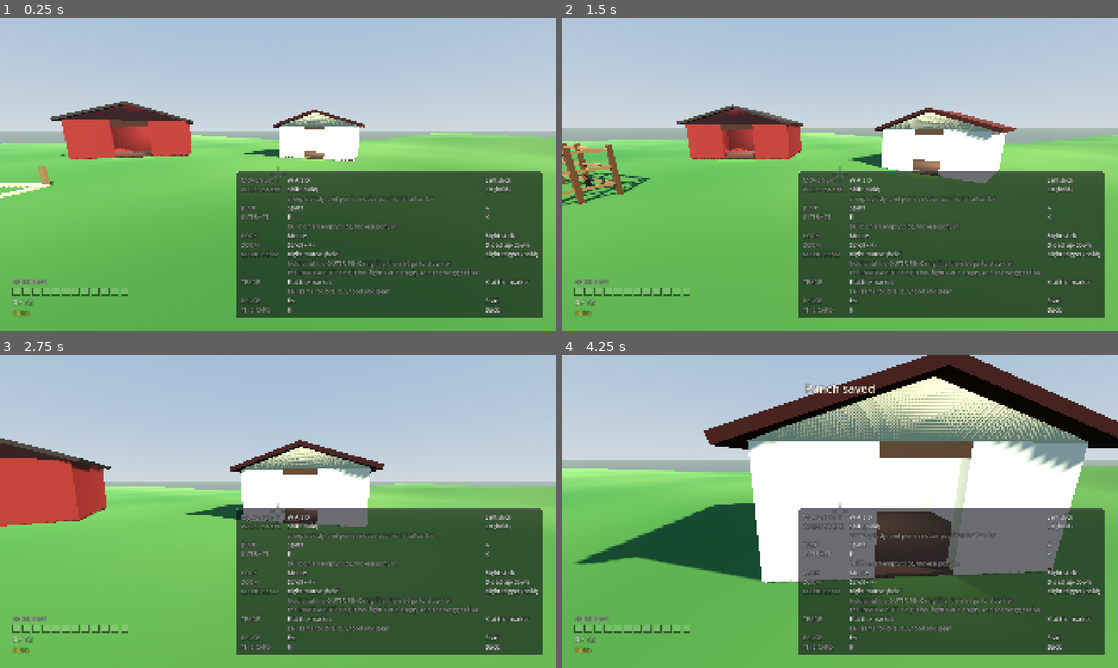
Above: before the commit, frames 1-4 (two rows, left to right).
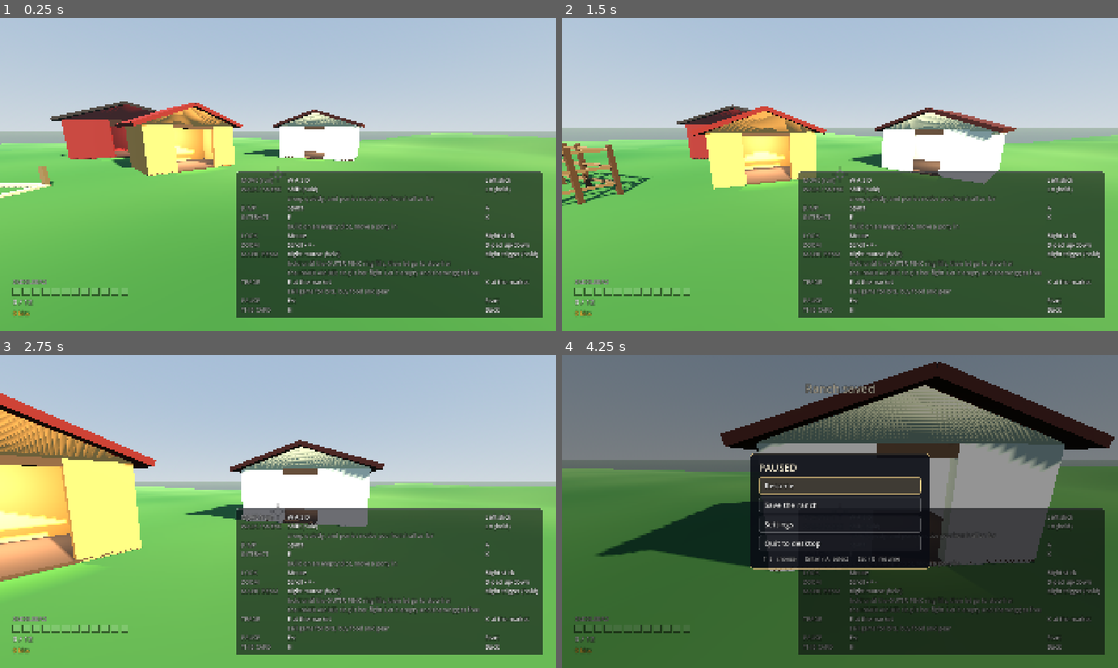
Above: after the commit, the same moments.

Repository: 9je/filly-rancher
Game: Godot game, scene res://world/ranch.tscn
Two runs of this game, one before a commit and one after it. Both use one fixed random seed, a clock stepped at 60 frames per second and the inputs below.
Inputs (mouse positions are in pixels of both pictures, inside the frame that each line leads up to):
- Up to frame 1 (0.25 s): no input
- Up to frame 2 (1.5 s): tap Enter (ui_accept) at 0.5 s; move the mouse to (867, 174) at 0.52 s; hold W (move_forward) from 0.53 s (still down); right-click (867, 174) at 0.6 s; tap Space (jump) at 0.77 s; tap E (interact) at 0.8, 1.35 s; move the mouse to (812, 174) at 1.27 s
- Up to frame 3 (2.75 s): keep holding W (move_forward); tap Space (jump) at 1.52 s; tap Shift (sneak) at 1.55, 2.1 s; move the mouse to (289, 505) at 2.02 s; right-click (289, 505) at 2.3 s
- Up to frame 4 (4.25 s): keep holding W (move_forward); move the mouse to (834, 517) at 2.77 s; right-click (834, 517) at 2.85 s; tap Space (jump) at 3.02, 3.77 s; tap E (interact) at 3.05, 3.6 s; move the mouse to (878, 514) at 3.52 s; tap Shift (sneak) at 3.8 s; tap Escape (pause) at 4.15 s

The runs differ from the first frame. In frame 1, 3.8% of the frame differs, in the area x 20-44%, y 27-51%; in frame 2, 4.3%; in frame 3, 12%; in frame 4, 98%, in the area x 0-100%, y 0-100%.

Commit message:
feat: the Market stands on the ranch; E trades, Escape pauses, gems are collected before a save
The Market is a third hand-built Building at (-2, 0, -1), yawed 45 degrees. Not the
(2, 0, 12) the brief proposed: that spot is 2 m from PlayerSpawn and inside
HomePasture's 6.5 m spawn radius, so a pony could be spawned inside the walls. The
new spot is 5.7 m from the market stall prop at (2, 3), ~11 m from the barn and the
farmhouse, 12 m from spawn, and outside every zone disc. props=33 becomes props=34.

The wiring: E within MARKET_RADIUS opens the shop (sweeping every pen tray into the
pouch first), the pause menu opens only when nothing else is up, purchases apply
their unlocks to the beam immediately, and _sync_game_state() sweeps the trays so
gems left in a pen survive quitting.

rebind_economy() is public and hangs off GameState.state_loaded: from_dict() and
reset() REPLACE the GemPouch and the Inventory, so a Shop built once at boot would
trade out of objects the game no longer credits. Pens need no equivalent, since
their inventory_provider reads GameState.inventory on every call.

Three reads of beam.REACH in the screenshot probes become beam.reach(), so a capture
taken after unlocks are applied measures the reach the player actually has.

Also, a HOSTED mode: when the ranch is instanced under another scene rather than run
as the main scene, it neither arms the GateWatchdog nor quits the process, and emits
gate_report_finished(all_ok) instead. Without it a driver scene that instances
world/ranch.tscn would have the process shut down underneath it before its first
frame. Run directly, nothing changes: RANCH hosted=false, RANCH_OK, exit 0.

Co-Authored-By: Claude Fable 5 <noreply@anthropic.com>

Diff:
--- a/game/world/ranch.gd
+++ b/game/world/ranch.gd
@@ -106,6 +106,11 @@
 ## game/systems/audio_safety.gd's Master-bus mute is a backstop, not a reason to skip
 ## the flag.
 
+## Emitted instead of quitting when this ranch is HOSTED: instanced under another
+## scene (scenes/test/market_test.tscn does exactly that) rather than run as the main
+## scene. See _hosted below for why the quit cannot simply stay unconditional.
+signal gate_report_finished(all_ok: bool)
+
 const LayersScript := preload("res://world/collision_layers.gd")
 const PropsScript := preload("res://world/props.gd")
 const GateWatchdogScript := preload("res://scripts/gate_watchdog.gd")
@@ -116,6 +121,8 @@
 const PlotRegistryScript := preload("res://systems/plot_registry.gd")
 const PenScript := preload("res://world/pen.gd")
 const EconomyScript := preload("res://systems/economy.gd")
+const ShopScript := preload("res://systems/shop.gd")
+const SettingsScript := preload("res://systems/settings.gd")
 const ZoneMarkerScript := preload("res://world/zone_marker.gd")
 const PonyScript := preload("res://actors/pony/pony.gd")
 const PonyDataScript := preload("res://systems/pony_data.gd")
@@ -187,6 +194,11 @@
 const HOUSE_SAVE_RADIUS := 6.0
 const HOUSE_SAVE_REARM := 9.0
 
+## How close to the Market's origin counts as "at the market", in metres. A little wider
+## than the building's own half-diagonal (5.5 x 4.5 m, so 3.55 m corner to centre), so
+## "go to the market" is satisfied by walking up to the door rather than into the wall.
+const MARKET_RADIUS := 4.5
+
 ## Plot slots the map must carry -- the plan asks for four to six, and the reserved
 ## clearing (PropsScript.PEN_PLOTS_*) is an 18 m square, which fits four 7.8 m pens on a
 ## 9 m grid with room to walk between them. A range rather than an exact number so a later
@@ -267,6 +279,8 @@
 @onready var capture_camera: Camera3D = $CaptureCamera
 @onready var plots_root: Node3D = $Plots
 @onready var build_menu: CanvasLayer = $BuildMenu
+@onready var market_menu: CanvasLayer = $MarketMenu
+@onready var pause_menu: CanvasLayer = $PauseMenu
 
 var _screenshot_dir := ""
 var _rig: Node3D
@@ -324,11 +338,43 @@
 ## Results of the boot-time pen-containment probe -- see _probe_pen_containment().
 var _pen_probe: Dictionary = {}
 
+## The counter the Market menu transacts against. Rebuilt by rebind_economy() rather than
+## built once, because GameState REPLACES its `gems` and `inventory` objects on every load
+## and reset (game_state.gd's from_dict/reset), and a Shop still holding the pouch from
+## boot would be selling gems nobody owns any more.
+var _shop: Shop = null
+
+## Player preferences, owned here because this is where the things they control live: the
+## camera rig and the audio bus.
+var _settings: Settings = null
+
+## Whether the market prompt has been shown for this approach. Same hysteresis as the plot
+## prompt: once on entering the radius, not once per frame.
+var _market_prompted := false
+
+## Is this ranch the scene the process was launched with, or is it INSTANCED UNDER another
+## scene that owns the process?
+##
+## _report() below ends a headless run with get_tree().quit(), and _ready() arms a
+## GateWatchdog on the same assumption, both correct when world/ranch.tscn IS the run.
+## A test scene that instances the ranch to drive it (scenes/test/market_test.tscn) would
+## have the process shut down underneath it before its own driver got a frame, and would
+## be racing a second watchdog it did not arm. Hosted, the verdict is EMITTED
+## (gate_report_finished) and the host decides what to do with it.
+var _hosted := false
+
 
 func _ready() -> void:
+	# Asked before anything else, because the very next line depends on the answer: a
+	# hosted ranch neither arms the watchdog nor quits the process. See _hosted.
+	_hosted = get_tree().current_scene != self
+
 	# Armed FIRST, before anything below has a chance to raise mid-function -- see
-	# GateWatchdogScript's doc comment for the exact hang this guards against.
-	GateWatchdogScript.arm(self, "RANCH", WATCHDOG_TIMEOUT_SEC)
+	# GateWatchdogScript's doc comment for the exact hang this guards against. Not armed
+	# when hosted: the host owns the process, and its own watchdog is the one that should
+	# be allowed to kill it.
+	if not _hosted:
+		GateWatchdogScript.arm(self, "RANCH", WATCHDOG_TIMEOUT_SEC)
 
 	for arg in OS.get_cmdline_user_args():
 		if arg.begins_with("--screenshot-dir="):
@@ -417,6 +463,13 @@
 
 	# Only a person playing may write. See _interactive's comment.
 	_game_state.autosave_enabled = _interactive
+
+	# CONNECTED AFTER load_from_slot() above, on purpose: that call emits state_loaded
+	# itself, and rebuilding the economy from inside boot would only be undone by
+	# _bind_build_menu() a moment later. This is for the loads that come AFTER boot, each
+	# of which hands GameState a brand new GemPouch and a brand new Inventory.
+	if not _game_state.state_loaded.is_connected(rebind_economy):
+		_game_state.state_loaded.connect(rebind_economy)
 
 
 ## Put the owned ponies back where they live after a load.
@@ -546,6 +599,9 @@
 	var pen := node as Pen
 	if pen != null:
 		pen.ground_sampler = Callable(terrain, "height_at")
+		# The pantry a pen feeds from is GameState's, read fresh on every call rather than
+		# captured here. See _current_inventory().
+		pen.inventory_provider = Callable(self, "_current_inventory")
 
 
 ## Wire the build menu to the wallet and to the thing that actually builds.
@@ -555,10 +611,15 @@
 ## the build would need a refund path for a build that failed, and a refund path is a place
 ## for bits to be created out of nothing.
 func _bind_build_menu() -> void:
+	# The wallet, the shop and the other two menus FIRST, and outside the guard below: a
+	# build menu whose script failed to parse is a FAILED check, not a reason for the
+	# Market and the pause menu to go unwired with it.
+	rebind_economy()
+	_bind_market_menu()
+	_bind_pause_menu()
+
 	if build_menu == null or not build_menu.has_method("open"):
 		return
-	_economy = EconomyScript.new(_game_state.bits if _game_state != null else 0)
-	_economy.bits_changed.connect(_on_bits_changed)
 	# set()/connect()-by-name rather than direct property access and `.plot_chosen.connect`,
 	# because `build_menu` is typed as the CanvasLayer that ranch.tscn declares. A build menu
 	# whose SCRIPT failed to parse is still exactly that -- a CanvasLayer with no script --
@@ -604,6 +665,246 @@
 func _on_bits_changed(new_total: int) -> void:
 	if _game_state != null:
 		_game_state.bits = new_total
+	var hud := get_node_or_null(^"HUD")
+	if hud != null and hud.has_method("set_bits"):
+		hud.set_bits(new_total)
+
+
+## REBUILD THE WALLET AND THE SHOP FROM WHATEVER GameState HOLDS RIGHT NOW.
+##
+## Public, and connected to GameState.state_loaded, because a load does not mutate the
+## pouch and the pantry: it REPLACES them (game_state.gd's from_dict(), and reset() the
+## same way). A Shop built once at boot would go on selling out of the GemPouch object the
+## title screen made, while the game credited gems to a different one, and nothing would
+## look wrong until the numbers stopped matching.
+##
+## Pens need no equivalent: _current_inventory() below is a Callable that reads
+## _game_state.inventory on every call, so a pen always feeds from the live pantry.
+func rebind_economy() -> void:
+	if _economy != null and _economy.bits_changed.is_connected(_on_bits_changed):
+		_economy.bits_changed.disconnect(_on_bits_changed)
+	_economy = EconomyScript.new(_game_state.bits if _game_state != null else 0)
+	_economy.bits_changed.connect(_on_bits_changed)
+
+	_shop = ShopScript.new(_economy, _game_state.gems, _game_state.inventory,
+		_game_state.unlocks) if _game_state != null else null
+	if market_menu != null:
+		market_menu.set("shop", _shop)
+
+	_apply_unlocks()
+	var hud := get_node_or_null(^"HUD")
+	if hud != null and hud.has_method("set_bits"):
+		hud.set_bits(_economy.bits)
+
+
+## The Market and the pause menu follow the build menu's contract: they emit, this
+## transacts and pauses. See _bind_build_menu() for why the wiring is by name.
+func _bind_market_menu() -> void:
+	if market_menu == null or not market_menu.has_method("open") or _shop == null:
+		return
+	market_menu.set("shop", _shop)
+	for pair in [["opened", _on_market_opened], ["closed", _on_menu_closed],
+			["sell_requested", _on_sell_requested], ["sell_all_requested", _on_sell_all_requested],
+			["buy_requested", _on_buy_requested]]:
+		if not market_menu.is_connected(pair[0], pair[1]):
+			market_menu.connect(pair[0], pair[1])
+
+
+func _bind_pause_menu() -> void:
+	if pause_menu == null or not pause_menu.has_method("open"):
+		return
+	_settings = SettingsScript.new()
+	_settings.load_from()
+	_apply_settings()
+	pause_menu.set("settings", _settings)
+	pause_menu.set("can_open", Callable(self, "_no_other_menu_open"))
+	for pair in [["opened", _on_pause_opened], ["closed", _on_menu_closed],
+			["save_requested", _on_pause_save], ["quit_requested", _on_pause_quit],
+			["settings_changed", _on_settings_changed]]:
+		if not pause_menu.is_connected(pair[0], pair[1]):
+			pause_menu.connect(pair[0], pair[1])
+
+
+## Nothing else is up. Escape must not stack a pause menu on top of the build menu or the
+## Market, because both of those already paused the tree and closing one of two stacked
+## menus would unpause the world under the other.
+func _no_other_menu_open() -> bool:
+	for menu in [build_menu, market_menu]:
+		if menu != null and menu.has_method("is_open") and menu.is_open():
+			return false
+	return true
+
+
+func _on_market_opened() -> void:
+	# Swept BEFORE the shelves are drawn, so the Market sells what the pens made a second
+	# ago rather than what they had made by the last save.
+	collect_gems()
+	if market_menu.has_method("refresh"):
+		market_menu.refresh()
+	_on_menu_opened(null)
+
+
+func _on_pause_opened() -> void:
+	_on_menu_opened(null)
+
+
+func _on_sell_requested(rarity: int, count: int) -> void:
+	if _shop == null:
+		return
+	var earned: int = _shop.sell(rarity, count)
+	if earned > 0:
+		_toast("Sold %d gems for %d bits." % [count, earned])
+	if market_menu.has_method("refresh"):
+		market_menu.refresh()
+
+
+func _on_sell_all_requested() -> void:
+	if _shop == null:
+		return
+	var earned: int = _shop.sell_all()
+	if earned > 0:
+		_toast("Sold everything for %d bits." % earned)
+	if market_menu.has_method("refresh"):
+		market_menu.refresh()
+
+
+func _on_buy_requested(item: ShopItem) -> void:
+	if _shop == null or item == null:
+		return
+	if _shop.buy(item):
+		_toast("Bought %s." % item.display_name)
+		# Gear takes effect the moment it is bought, not on the next load.
+		_apply_unlocks()
+	if market_menu.has_method("refresh"):
+		market_menu.refresh()
+
+
+func _on_pause_save() -> void:
+	var ok := save_game()
+	_toast("Ranch saved" if ok else "SAVE FAILED. See the log.")
+
+
+func _on_pause_quit() -> void:
+	# GameState's quit-time autosave is what writes on the way out (see game_state.gd);
+	# this only asks the tree to close. Unpaused first, because a paused tree is not a
+	# state anything downstream of here should have to reason about.
+	get_tree().paused = false
+	get_tree().quit()
+
+
+func _on_settings_changed() -> void:
+	_apply_settings()
+	if _settings != null:
+		_settings.save_to()
+
+
+## Push the settings into the things they control. The camera rig owns sensitivity and
+## invert; the audio bus owns volume.
+func _apply_settings() -> void:
+	if _settings == null:
+		return
+	if _rig != null:
+		_rig.mouse_sensitivity = _settings.mouse_sensitivity
+		_rig.invert_look = _settings.invert_look
+	if _interactive:
+		_settings.apply_audio()
+
+
+## Read GameState.unlocks into the things that honour them. On boot and after every
+## purchase. MagicBeam.apply_unlocks() is absolute rather than incremental, so calling this
+## twice cannot stack a bonus.
+func _apply_unlocks() -> void:
+	if _game_state == null:
+		return
+	var beam: Node3D = player.get_magic_beam()
+	if beam != null and beam.has_method("apply_unlocks"):
+		beam.apply_unlocks(_game_state.unlocks)
+
+
+## The pantry a pen feeds from, read live rather than captured.
+##
+## GameState REPLACES its Inventory on every load and reset, so a Callable that returns the
+## CURRENT one is the only binding that survives a load. This is why pens are absent from
+## rebind_economy() above.
+func _current_inventory() -> Inventory:
+	return _game_state.inventory if _game_state != null else null
+
+
+## Fold every pen's tray into the pouch. Before a save (so the gems survive quitting) and
+## when the Market opens (so it sells what the pens made a second ago). Returns how many
+## gems moved.
+func collect_gems() -> int:
+	if _game_state == null:
+		return 0
+	var moved := 0
+	for slot in _plot_slots():
+		var pen := slot.get_built() as Pen
+		if pen == null:
+			continue
+		var tray: Dictionary = pen.take_gems_by_rarity()
+		for rarity in tray.keys():
+			_game_state.gems.add(int(rarity), int(tray[rarity]))
+			moved += int(tray[rarity])
+	return moved
+
+
+func is_near_market() -> bool:
+	var market := get_node_or_null(^"Buildings/Market") as Node3D
+	if market == null:
+		return false
+	var gap := Vector2(player.global_position.x - market.global_position.x,
+		player.global_position.z - market.global_position.z).length()
+	return gap <= MARKET_RADIUS
+
+
+## E at the market opens it. The prompt shows once per approach, like the plot prompt.
+##
+## `_prompt_slot == null` in the press test is what stops one E press doing two things: a
+## plot slot that overlapped the market's radius would otherwise build a pen AND open the
+## shop off the same frame.
+func _update_market_interaction() -> void:
+	if not _no_other_menu_open():
+		return
+	if pause_menu != null and pause_menu.has_method("is_open") and pause_menu.is_open():
+		return
+	var near := is_near_market()
+	if near != _market_prompted:
+		_market_prompted = near
+		if near:
+			_toast("Press E / X to trade.")
+	if near and Input.is_action_just_pressed(&"interact") and _prompt_slot == null:
+		if market_menu != null and market_menu.has_method("open"):
+			market_menu.open()
+
+
+func get_shop() -> Shop:
+	return _shop
+
+
+func get_market_menu() -> CanvasLayer:
+	return market_menu
+
+
+func get_pause_menu() -> CanvasLayer:
+	return pause_menu
+
+
+func get_economy() -> Economy:
+	return _economy
+
+
+func plot_slots() -> Array[PlotSlot]:
+	return _plot_slots()
+
+
+func plots_catalogue() -> PlotRegistry:
+	return _plots_catalogue()
+
+
+## Is this ranch instanced under another scene rather than run as the main scene? See
+## _hosted for what changes when it is.
+func is_hosted() -> bool:
+	return _hosted
 
 
 func _on_plot_chosen(plot: PlotData, slot: PlotSlot) -> void:
@@ -711,6 +1012,9 @@
 func _sync_game_state() -> void:
 	if _game_state == null:
 		return
+	# The trays first: gems left sitting in a pen at quit time are gems the save never
+	# hears about, and this is the one funnel every write goes through.
+	collect_gems()
 	var owned: Array[PonyInstance] = []
 	var seen := {}
 	var beam: Node3D = player.get_magic_beam()
@@ -762,6 +1066,7 @@
 	if not _interactive:
 		return
 	_update_plot_interaction()
+	_update_market_interaction()
 	if _game_state == null:
 		return
 	var house := get_node_or_null(^"Buildings/Farmhouse") as Node3D
@@ -1131,6 +1436,26 @@
 	_set_check(checks, "the probe pen was taken back down",
 		bool(_pen_probe.get("torn_down", false)))
 
+	# --- the market ----------------------------------------------------------------------
+	# The building is hand-built like the barn and the farmhouse, so it stands on an
+	# assetless checkout too and these checks are not gated on assets_state.
+	_set_check(checks, "the market building stands", get_node_or_null(^"Buildings/Market") != null)
+	_set_check(checks, "the shop is wired", _shop != null)
+	# `== _shop` rather than `!= null`: the menu holding SOME shop is not the requirement,
+	# the menu holding the shop that spends this ranch's wallet is.
+	_set_check(checks, "the market menu is wired",
+		market_menu != null and market_menu.has_method("open") and market_menu.get("shop") == _shop)
+	_set_check(checks, "the pause menu is wired",
+		pause_menu != null and pause_menu.has_method("open") and pause_menu.get("settings") == _settings)
+	var catalogue_count: int = market_menu.buy_rows().size() if market_menu != null \
+		and market_menu.has_method("buy_rows") else 0
+	_set_check(checks, "the shop catalogue loaded", catalogue_count > 0)
+	print("RANCH market shop=%s catalogue=%d gems=%d inventory=%d unlocks=%d"
+		% [_shop != null, catalogue_count,
+			_game_state.gems.total() if _game_state != null else 0,
+			_game_state.inventory.ids().size() if _game_state != null else 0,
+			_game_state.unlocks.size() if _game_state != null else 0])
+
 	# --- THE GATE IS A GATE -----------------------------------------------------------------
 	# "i also trapped myself inside the pen and couldnt leave" (owner playtest). The gateway
 	# has to be a doorway to the player and a wall to a pony, and since the two are the same
@@ -1301,7 +1626,14 @@
 			all_ok = false
 
 	var summary := "ponies=%d props=%d assets=%s" % [ponies.size(), prop_count, assets_state]
+	print("RANCH hosted=%s" % _hosted)
 	print(("RANCH_OK " if all_ok else "RANCH_FAILED ") + summary)
+
+	if _hosted:
+		# Somebody else owns this process. Hand them the verdict and let them decide. See
+		# _hosted for the shutdown race this avoids.
+		gate_report_finished.emit(all_ok)
+		return
 
 	if DisplayServer.get_name() == "headless":
 		get_tree().quit(0 if all_ok else 1)
@@ -2056,7 +2388,7 @@
 		# has a pony still grazing. Nothing else in the project photographs a NON-event, and
 		# "she did not notice me" is exactly the sort of claim a number can assert and only a
 		# picture can make believable.
-		var sneak_reach: float = beam.REACH
+		var sneak_reach: float = beam.reach()
 		var sneak_notice: float = PonyScript.notice_radius_for(
 			PonyDataScript.Personality.SHY, false)
 		Input.action_press(PlayerScript.SNEAK_ACTION)
@@ -2077,7 +2409,7 @@
 		for i in range(4):
 			await get_tree().physics_frame
 
-		var reach: float = beam.REACH
+		var reach: float = beam.reach()
 		# Stood at the midpoint of the warning band -- outside REACH, inside HER notice
 		# radius, which since the second playtest is a SHY pony's own wider one (14 m) and
 		# not the shared base. The player is not sneaking here, which is the whole point of
@@ -2128,7 +2460,7 @@
 	# is drawn even when the beam has hit nothing, so sweeping for range is something the
 	# player can DO rather than guess at. Aimed 15 degrees off the pony so nothing gets
 	# grabbed and the beam stays empty.
-	await _stand_player_near(target, beam.REACH - 0.6)
+	await _stand_player_near(target, beam.reach() - 0.6)
 	var aside := (target.global_position - player.global_position).rotated(Vector3.UP, deg_to_rad(28.0))
 	await _aim_rig_at(player.global_position + aside + Vector3(0.0, 0.4, 0.0))
 	beam.grab()
--- a/game/world/ranch.tscn
+++ b/game/world/ranch.tscn
@@ -10,6 +10,8 @@
 [ext_resource type="PackedScene" path="res://ui/hud.tscn" id="8"]
 [ext_resource type="Script" path="res://world/plot_slot.gd" id="9"]
 [ext_resource type="PackedScene" path="res://ui/build_menu.tscn" id="10"]
+[ext_resource type="PackedScene" path="res://ui/market_menu.tscn" id="11"]
+[ext_resource type="PackedScene" path="res://ui/pause_menu.tscn" id="12"]
 
 [sub_resource type="ProceduralSkyMaterial" id="SkyMat"]
 sky_top_color = Color(0.309804, 0.505882, 0.760784, 1)
@@ -83,6 +85,19 @@
 door_height = 2.6
 wall_color = Color(0.898039, 0.858824, 0.760784, 1)
 roof_color = Color(0.376471, 0.211765, 0.176471, 1)
+trim_color = Color(0.435294, 0.32549, 0.243137, 1)
+
+[node name="Market" type="StaticBody3D" parent="Buildings"]
+transform = Transform3D(0.7071068, 0, 0.7071068, 0, 1, 0, -0.7071068, 0, 0.7071068, -2, 0, -1)
+script = ExtResource("7")
+width = 5.5
+depth = 4.5
+wall_height = 2.8
+ridge_height = 4.0
+door_width = 2.4
+door_height = 2.6
+wall_color = Color(0.858824, 0.607843, 0.32549, 1)
+roof_color = Color(0.556863, 0.231373, 0.192157, 1)
 trim_color = Color(0.435294, 0.32549, 0.243137, 1)
 
 [node name="Zones" type="Node3D" parent="."]
@@ -167,6 +182,10 @@
 
 [node name="BuildMenu" parent="." instance=ExtResource("10")]
 
+[node name="MarketMenu" parent="." instance=ExtResource("11")]
+
+[node name="PauseMenu" parent="." instance=ExtResource("12")]
+
 [node name="CaptureCamera" type="Camera3D" parent="."]
 transform = Transform3D(1, 0, 0, 0, 1, 0, 0, 0, 1, 44, 27, 46)
 far = 400.0
Not shown: 1 places in game/world/ranch.tscn that only renumber resources
